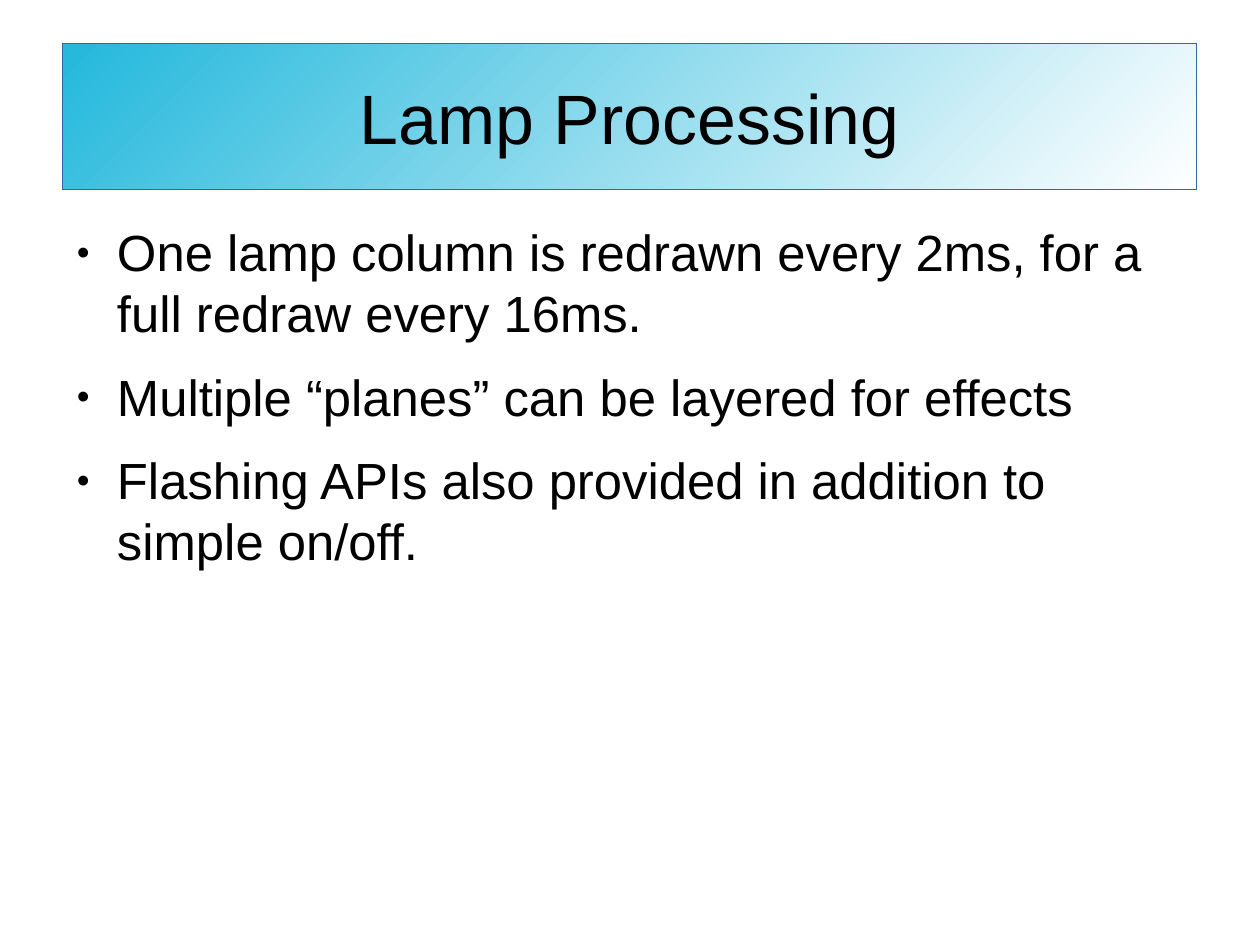
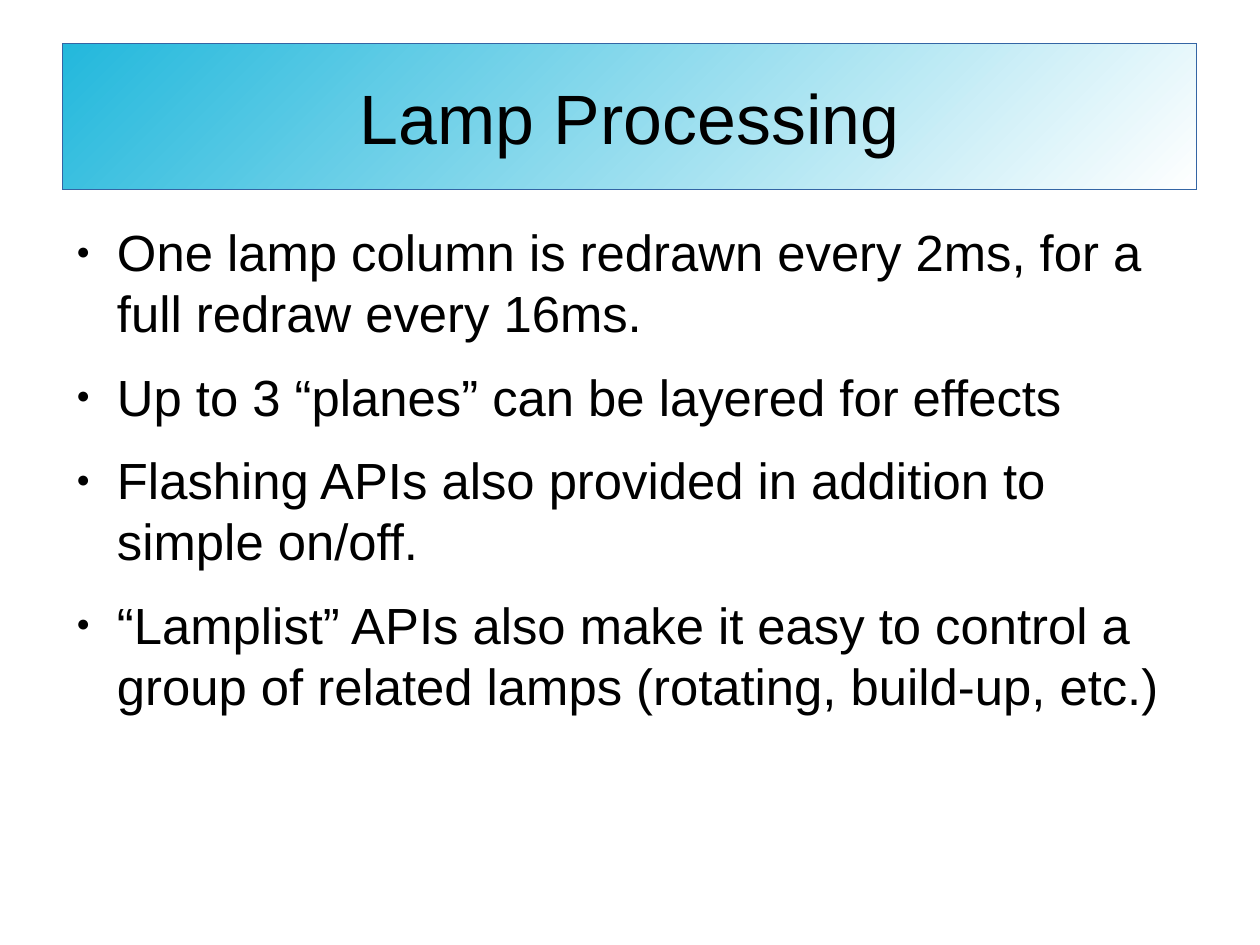
Before and after one commit to SonnyJim/freewpc, a slide deck: slide 14 of doc/freewpc.odp (slide 13 before the commit). Drawn at 1260x945 pixels with LibreOffice and Linux fonts; fonts in the diff are those of the drawing. Boxes give left, top, right and bottom in pixels: in the first picture for what was removed or moved away, otherwise in the second. Text is boxed around its words. In the diff, an @@ line names an element or a change of style, - is before the commit and + after.

```diff
--- a/doc/freewpc.odp
+++ b/doc/freewpc.odp
@@ text at <box>117,379,1062,426</box>: text changed @@
-● Multiple “planes” can be layered for effects
+● Up to 3 “planes” can be layered for effects
@@ text at <box>117,607,1159,715</box>: paragraph added @@
+● “Lamplist” APIs also make it easy to control a group of related lamps (rotating, build-up, etc.)
```
Also in this commit, not shown: 13 other slides changed, 2 slides added.
